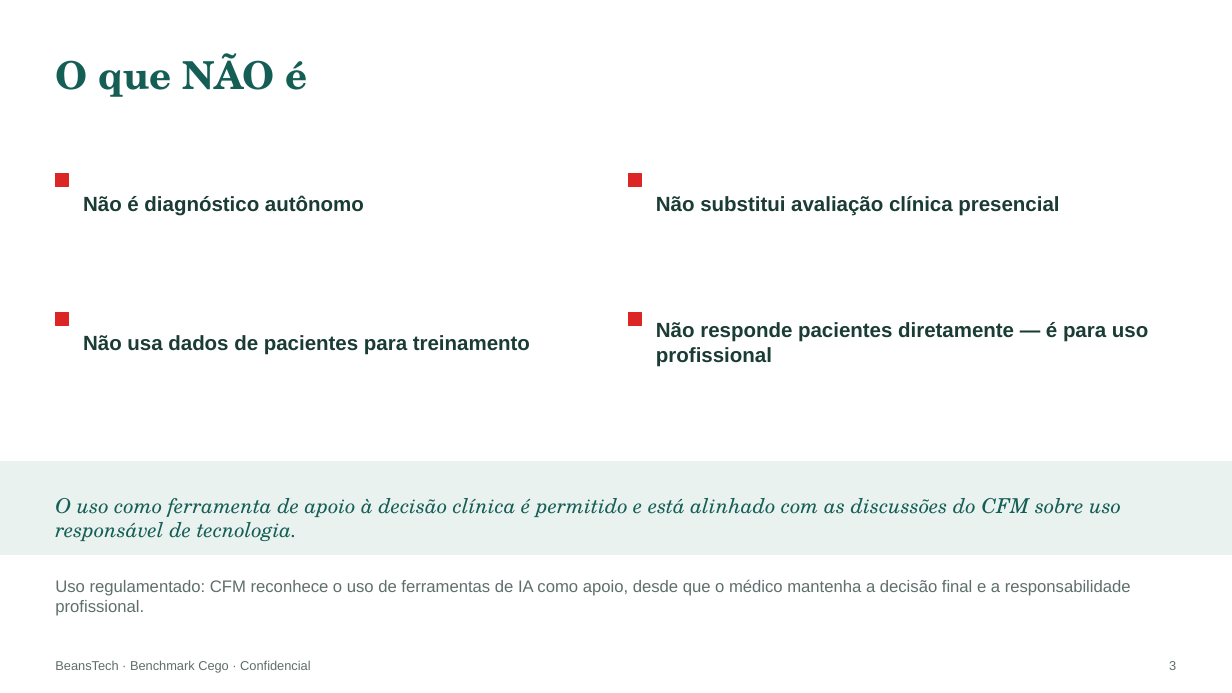
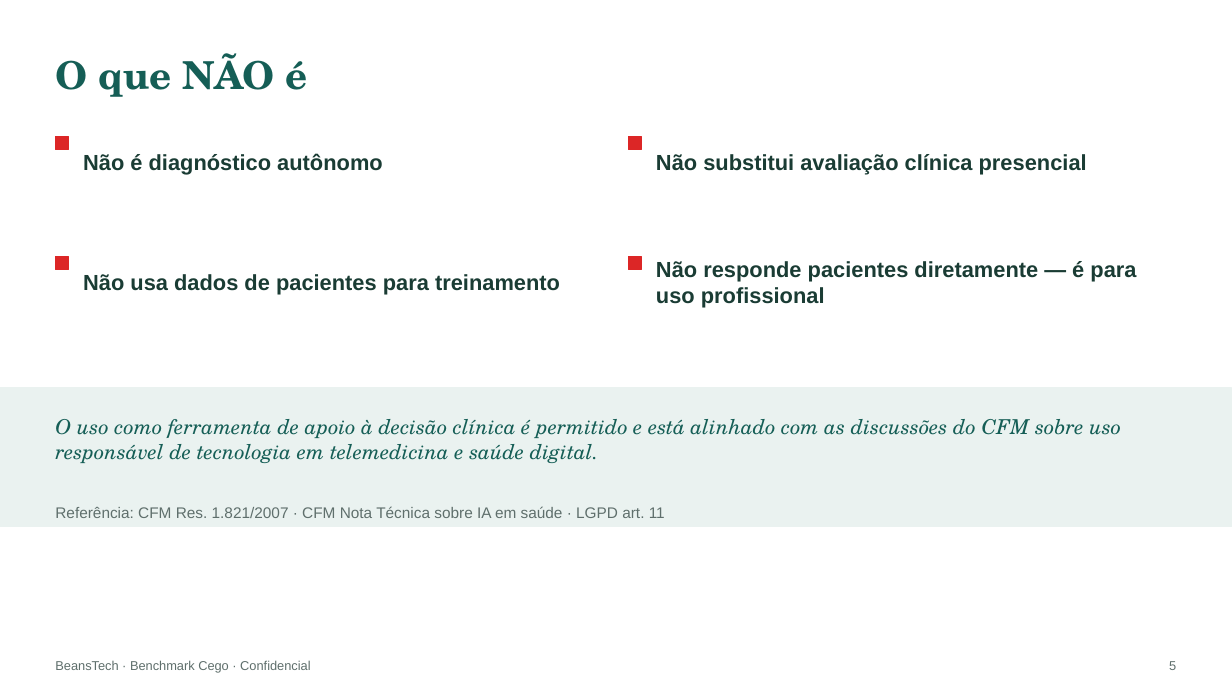
Before and after one commit to beanstechhub/healthtech-infra, a slide deck: slide 5 of apresentacoes/Benchmark_Cego_Medicos.pptx (slide 3 before the commit). Drawn at 1232x693 pixels with LibreOffice and Linux fonts; fonts in the diff are those of the drawing. Boxes give left, top, right and bottom in pixels: in the first picture for what was removed or moved away, otherwise in the second. Text is boxed around its words. In the diff, an @@ line names an element or a change of style, - is before the commit and + after.

Commit message:
Slides completos: LGPD, IA como ferramenta, Einstein 5/8 preenchidos, Qwen 5/6/8 com contexto clínico, Benchmark 10 slides

```diff
--- a/apresentacoes/Benchmark_Cego_Medicos.pptx
+++ b/apresentacoes/Benchmark_Cego_Medicos.pptx
@@ rectangle: place and size @@
-rectangle at box(55, 174, 68, 187)
+rectangle at box(55, 137, 68, 150)
@@ text "Não é diagnóstico autônomo": place and size @@
-text "Não é diagnóstico autônomo" at box(83, 195, 364, 216)
+text "Não é diagnóstico autônomo" at box(83, 153, 383, 175)
@@ rectangle: place and size @@
-rectangle at box(628, 174, 641, 187)
+rectangle at box(628, 137, 641, 150)
@@ text "Não substitui avaliação clínica presencial": place and size @@
-text "Não substitui avaliação clínica presencial" at box(656, 196, 1059, 216)
+text "Não substitui avaliação clínica presencial" at box(656, 154, 1087, 175)
@@ rectangle: place and size @@
-rectangle at box(55, 312, 68, 325)
+rectangle at box(55, 257, 68, 270)
@@ text "Não usa dados de pacientes ...": place and size @@
-text "Não usa dados de pacientes ..." at box(83, 335, 530, 354)
+text "Não usa dados de pacientes ..." at box(83, 274, 560, 295)
@@ rectangle: place and size @@
-rectangle at box(628, 312, 641, 325)
+rectangle at box(628, 257, 641, 270)
@@ size 16 to 17 pt in 4 elements at box(83, 153, 383, 175), box(656, 154, 1087, 175), box(83, 274, 560, 295), box(656, 261, 1136, 308) @@
@@ text "Não responde pacientes diretamente — ...": place and size @@
-text "Não responde pacientes diretamente — ..." at box(656, 322, 1148, 367)
+text "Não responde pacientes diretamente — ..." at box(656, 261, 1136, 308)
@@ rectangle: place and size @@
-rectangle at box(0, 462, 1232, 555)
+rectangle at box(0, 388, 1232, 527)
@@ text at box(55, 419, 1121, 463): text changed @@
-O uso como ferramenta de apoio à decisão clínica é permitido e está alinhado com as discussões do CFM sobre uso responsável de tecnologia.
+O uso como ferramenta de apoio à decisão clínica é permitido e está alinhado com as discussões do CFM sobre uso responsável de tecnologia em telemedicina e saúde digital.
@@ text at box(55, 506, 665, 518): text changed; size 13 to 12 pt @@
-Uso regulamentado: CFM reconhece o uso de ferramentas de IA como apoio, desde que o médico mantenha a decisão final e a responsabilidade profissional.
+Referência: CFM Res. 1.821/2007 · CFM Nota Técnica sobre IA em saúde · LGPD art. 11
@@ text at box(1169, 661, 1176, 670): text changed @@
-3
+5
```
Also in this commit, not shown: 6 other slides changed, 3 slides added, 1 slide removed, 10 other files.
